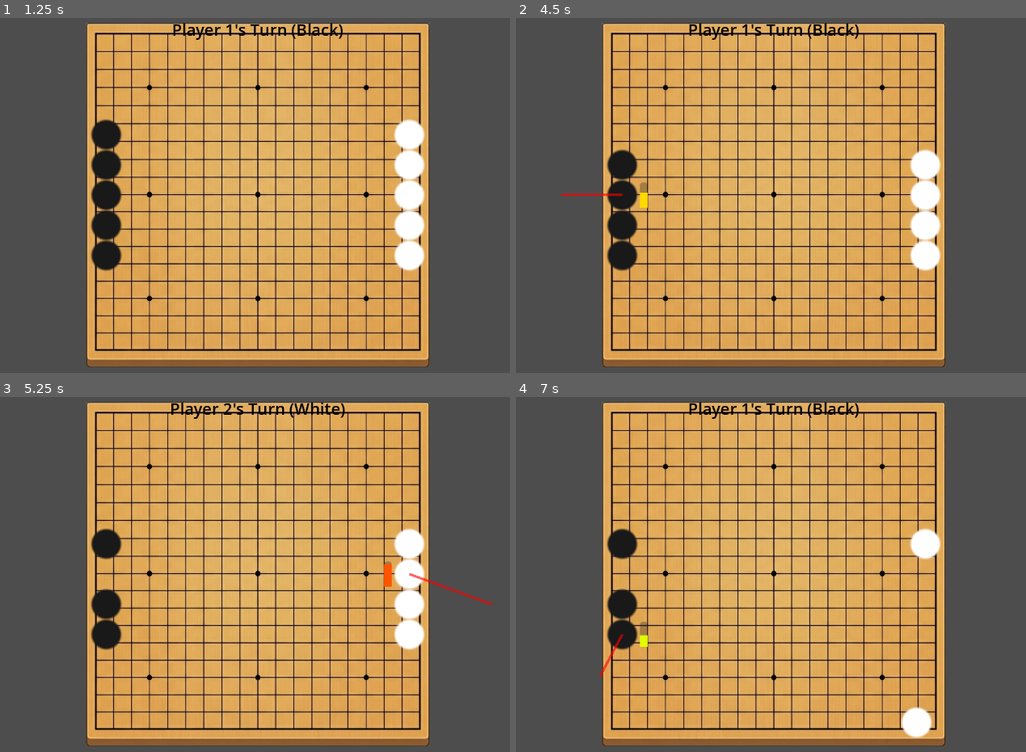
Above: before the commit, frames 1-4 (two rows, left to right).
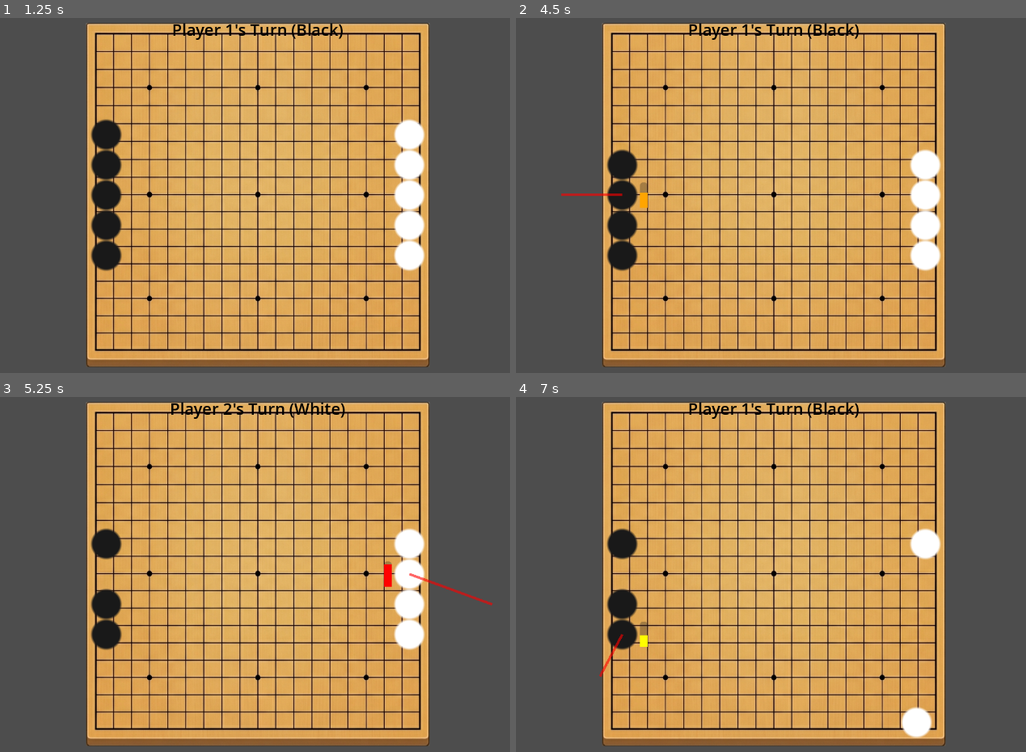
Above: after the commit, the same moments.

Repository: kimmb3217-droid/egg
Game: Godot game, scene res://MainMenu.tscn
Same seed, same stepped clock (60 frames per second), same inputs: the game is played once before the commit and once after it.
Inputs (mouse positions are in pixels of both pictures, inside the frame that each line leads up to):
- Up to frame 1 (1.25 s): click "5 Stones" at 0.5 s
- Up to frame 2 (4.5 s): tap Enter at 1.25, 4.25 s; drag from (623, 135) to (776, 195) at 1.27 s; drag from (924, 135) to (776, 195) at 2.02 s; move the mouse to (623, 163) at 2.77 s; click (623, 163) at 2.92 s; tap Space at 3.5 s; drag from (924, 163) to (582, 142) at 3.52 s; drag from (623, 195) to (806, 195) at 4.27 s
- Up to frame 3 (5.25 s): drag from (408, 574) to (163, 482) at 5.02 s
- Up to frame 4 (7 s): move the mouse to (623, 602) at 5.77 s; click (623, 602) at 5.92 s; drag from (623, 634) to (643, 592) at 6.52 s

Frame 1 is identical in both runs. In frame 2, less than 0.1% of the frame differs, in the area x 24-26%, y 49-54%; in frame 3, 0.1%, in the area x 75-77%, y 47-54%; in frame 4, less than 0.1%.

Commit message:
파워 게이지 변경

Diff:
--- a/Stone.gd
+++ b/Stone.gd
@@ -9,7 +9,6 @@
 var interactable = false
 var game_manager = null
 var gauge_style = StyleBoxFlat.new()
-var power_gradient = Gradient.new()
 
 @onready var line_2d = $Line2D
 @onready var sprite = $Sprite2D
@@ -27,13 +26,6 @@
 		power_gauge.visible = false
 		power_gauge.max_value = 100
 		power_gauge.top_level = true # 부모의 회전에 영향을 받지 않도록 분리
-
-		# 파워 게이지 색상 그라데이션 설정
-		power_gradient.set_color(0, Color.LIGHT_GREEN)
-		power_gradient.set_color(1, Color.RED)
-		power_gradient.add_point(0.25, Color.GREEN)
-		power_gradient.add_point(0.5, Color.YELLOW)
-		power_gradient.add_point(0.75, Color.ORANGE)
 
 		# ProgressBar 채우기 스타일 설정
 		power_gauge.add_theme_stylebox_override("fill", gauge_style)
@@ -94,8 +86,17 @@
 			var percentage = (drag_vector.length() / max_drag_distance) * 100.0
 			power_gauge.value = percentage
 
-			# 부드러운 색상 전환 적용
-			gauge_style.bg_color = power_gradient.sample(percentage / 100.0)
+			# 5단계 파워 색상 적용 (명확하게 끊어지는 단계)
+			if percentage < 20.0:
+				gauge_style.bg_color = Color.LIGHT_GREEN
+			elif percentage < 40.0:
+				gauge_style.bg_color = Color.GREEN
+			elif percentage < 60.0:
+				gauge_style.bg_color = Color.YELLOW
+			elif percentage < 80.0:
+				gauge_style.bg_color = Color.ORANGE
+			else:
+				gauge_style.bg_color = Color.RED
 
 			# 쏘는 방향(drag_vector.x)에 따라 게이지 위치를 돌의 왼쪽(-50) 또는 오른쪽(35)으로 배치
 			var side_offset = 35.0
